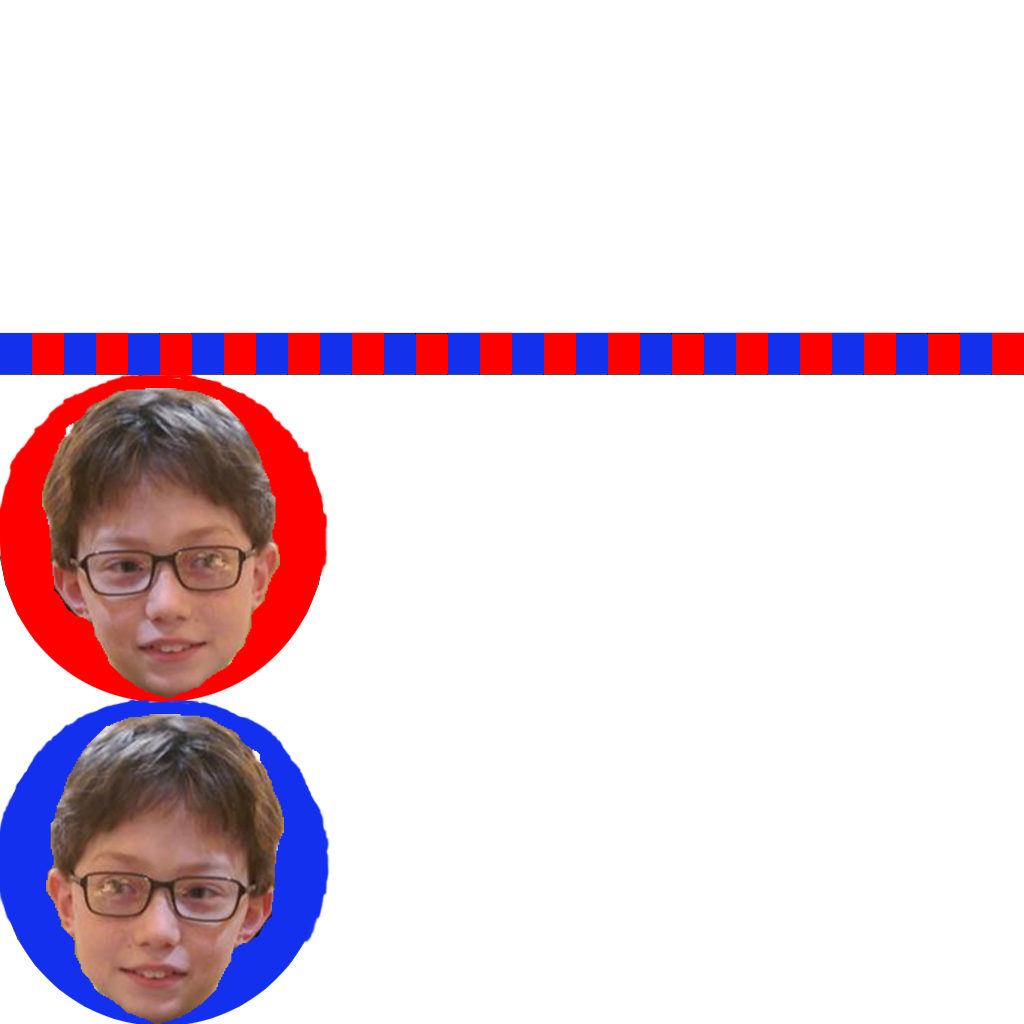
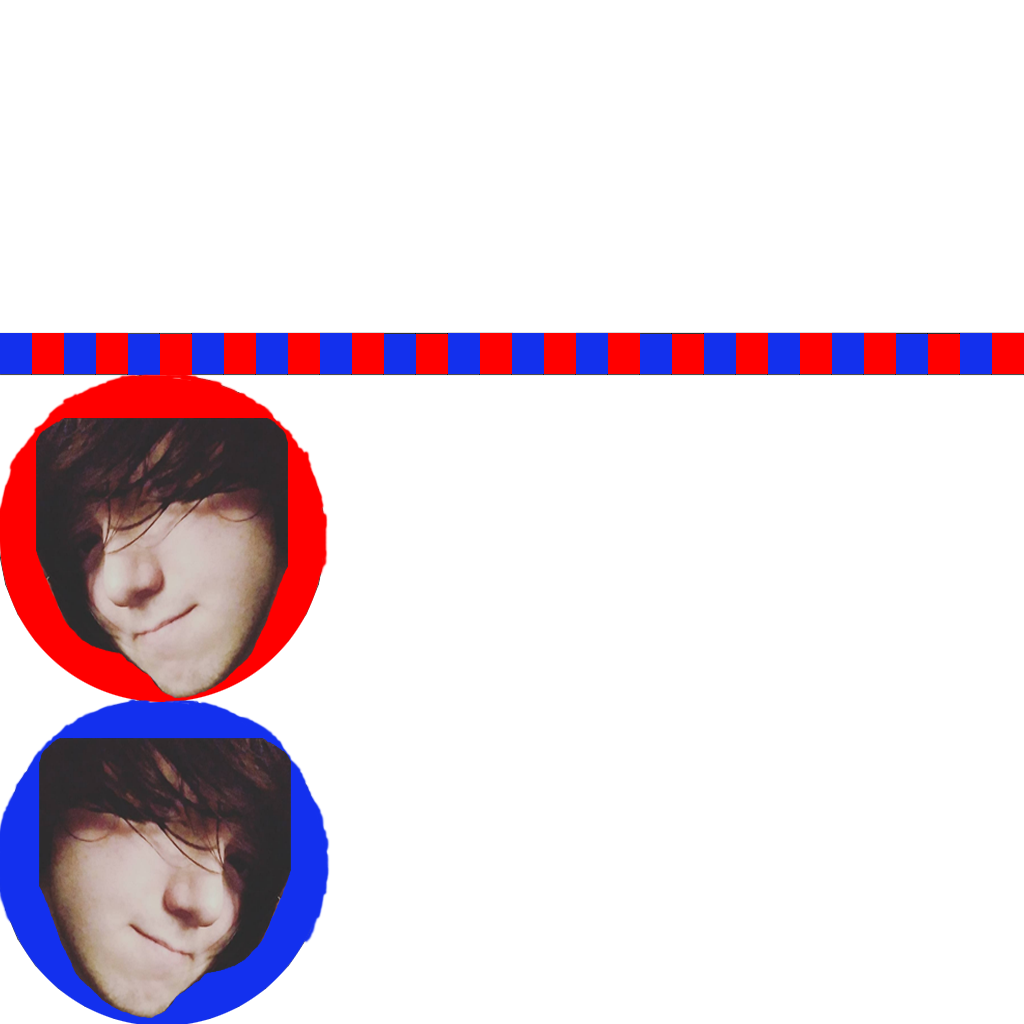
Comparing the layer stacks of the two 1024x1024 images. Changes:
added layer "Layer 16" above "Layer 15" over [39, 738, 291, 1018]
added layer "Layer 15" above "Layer 14" over [36, 418, 288, 698]
hid "Layer 12" over [46, 714, 284, 1024]
hid "Layer 11" over [42, 388, 280, 698]
